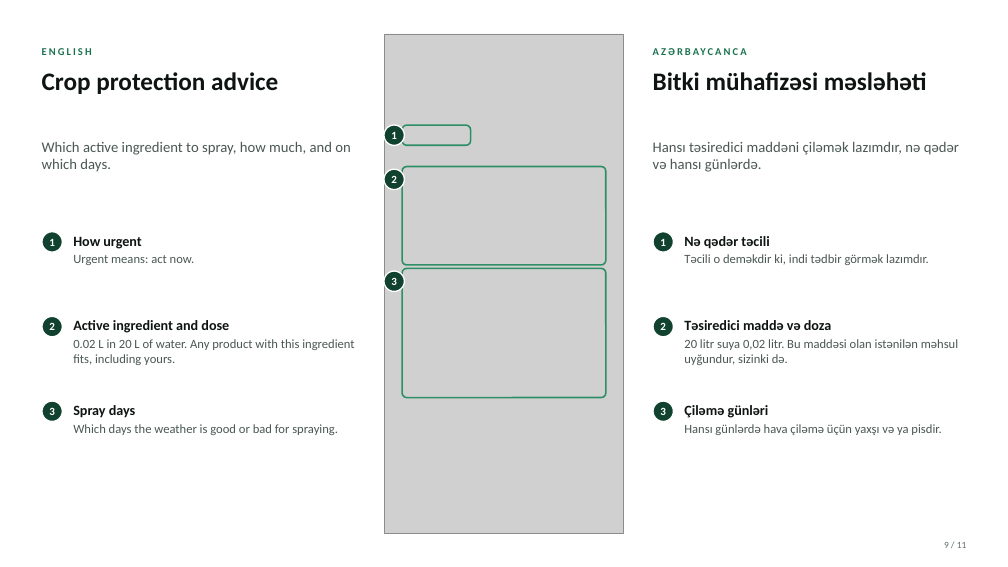
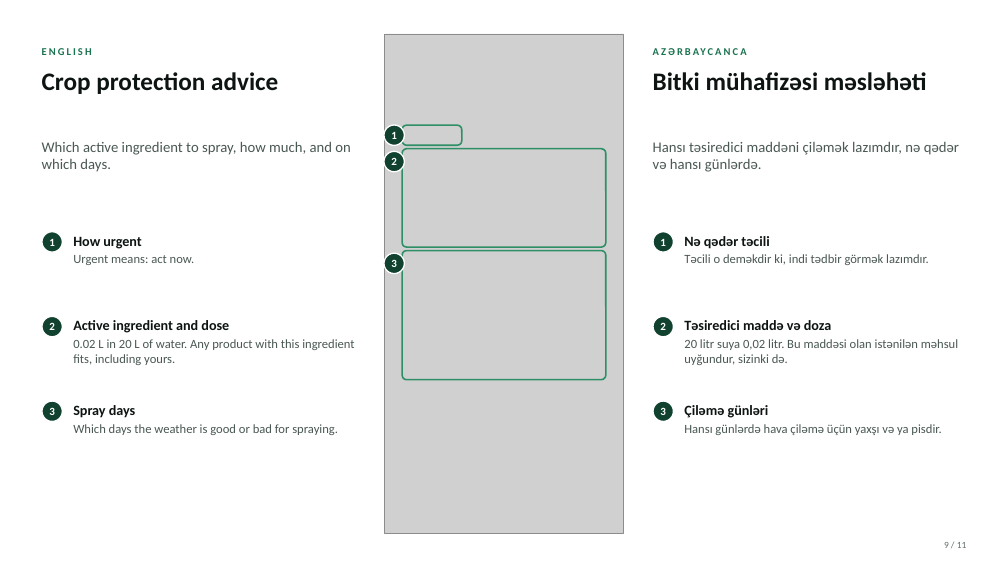
Before and after one commit to romainbigare/white-label-mockup, a slide deck: slide 9 of docs/Wafra_Farm_Health_and_Advice_v1.7.1.pptx. Drawn at 1008x567 pixels with LibreOffice and Linux fonts; fonts in the diff are those of the drawing; grey boxes stand for pictures. Boxes give left, top, right and bottom in pixels: in the first picture for what was removed or moved away, otherwise in the second. Text is boxed around its words. In the diff, an @@ line names an element or a change of style, - is before the commit and + after.

```diff
--- a/docs/Wafra_Farm_Health_and_Advice_v1.7.1.pptx
+++ b/docs/Wafra_Farm_Health_and_Advice_v1.7.1.pptx
@@ rounded rectangle: place and size @@
-rounded rectangle at (402, 126, 471, 146)
+rounded rectangle at (402, 126, 462, 146)
@@ rounded rectangle: place and size @@
-rounded rectangle at (402, 166, 606, 265)
+rounded rectangle at (402, 149, 606, 247)
@@ 2 texts, 2 ellipses, 1 rounded rectangle: place and size @@
-2 texts, 2 ellipses, 1 rounded rectangle at (384, 169, 606, 398)
+2 texts, 2 ellipses, 1 rounded rectangle at (384, 151, 606, 380)
```
Also in this commit, not shown: 7 other slides changed, 15 other files.
